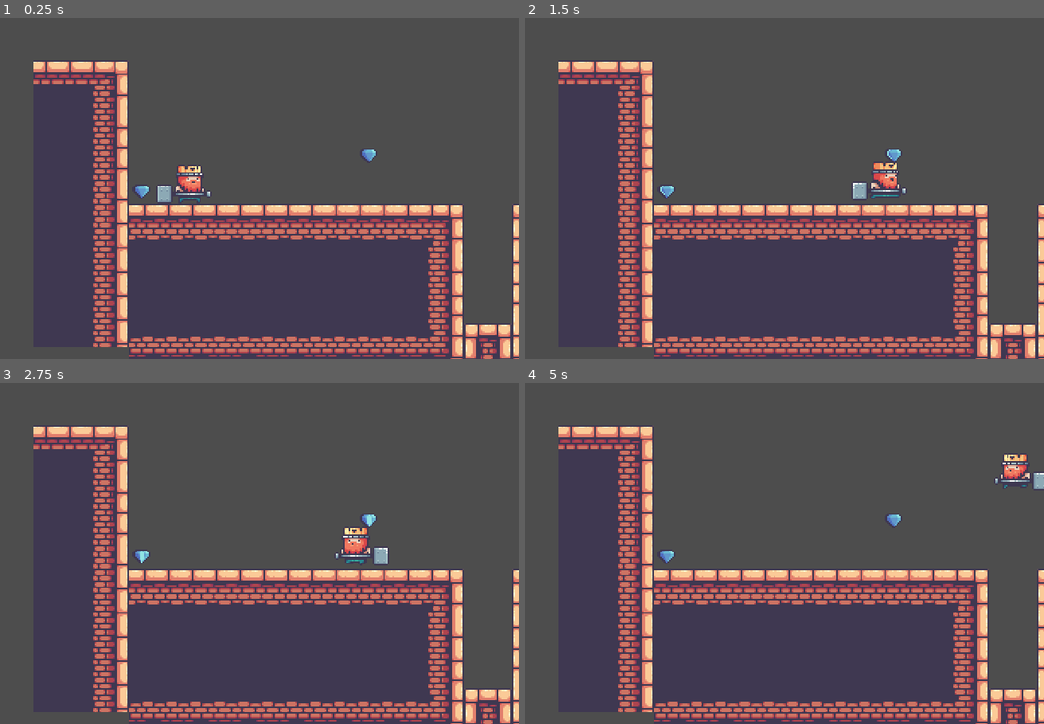
Above: before the commit, frames 1-4 (two rows, left to right).
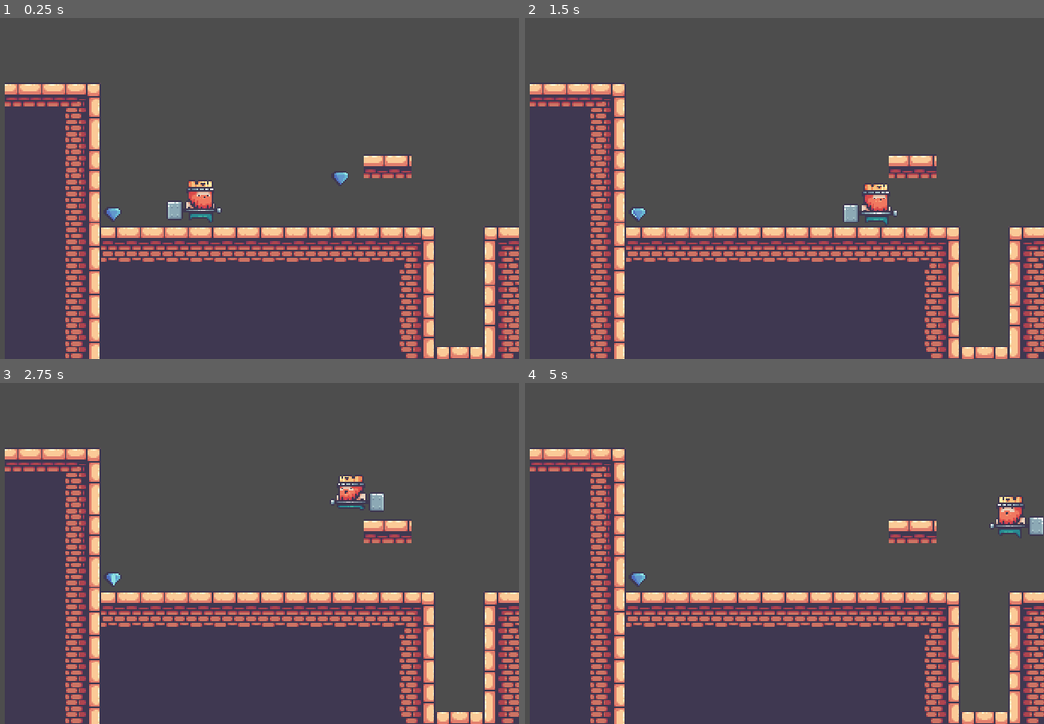
Above: after the commit, the same moments.

Repository: Victorino2015/plataformas2D
Game: Godot game, scene res://scenes/mapas/escenario_pruebas.tscn
Two runs of this game, one before a commit and one after it. Both use one fixed random seed, a clock stepped at 60 frames per second and the inputs below. Before the commit the project has no main scene; this scene is started directly in both runs.
Inputs:
- Up to frame 1 (0.25 s): no input
- Up to frame 2 (1.5 s): hold Up (ui_up) 0.53-1.28 s; hold Right (ui_right) from 0.53 s (still down); tap Up (ui_up) at 1.35 s
- Up to frame 3 (2.75 s): tap Up (ui_up) at 1.52, 1.82 s; release Right (ui_right) at 2.03 s; hold Left (ui_left) from 2.03 s (still down); hold Up (ui_up) from 2.03 s (still down)
- Up to frame 4 (5 s): release Left (ui_left) at 2.78 s; release Up (ui_up) at 2.78 s; hold Right (ui_right) 2.78-4.28 s; tap Up (ui_up) at 2.85, 3.02, 3.32, 4.35, 4.52, 4.82 s; hold Up (ui_up) 3.53-4.28 s; hold Left (ui_left) from 4.28 s (still down)

The runs differ from the first frame. In frame 1, 23% of the frame differs, in the area x 0-100%, y 12-100%; in frame 2, 23%; in frame 3, 23%; in frame 4, 23%.

Commit message:
Optimización de código
Limpiar código Player

Co-Authored-By: Daniel Garcia Barquilla <148483254+dan041223@users.noreply.github.com>

Diff:
--- a/Plataformas2D/project.godot
+++ b/Plataformas2D/project.godot
@@ -11,6 +11,7 @@
 [application]
 
 config/name="Plataformas2D"
+run/main_scene="res://scenes/mapas/escenario_pruebas.tscn"
 config/features=PackedStringArray("4.2", "Forward Plus")
 config/icon="res://icon.svg"
 
--- a/Plataformas2D/scenes/items/big_diamond.tscn
+++ b/Plataformas2D/scenes/items/big_diamond.tscn
@@ -1,6 +1,6 @@
 [gd_scene load_steps=8 format=3 uid="uid://bjgv4m7efs5si"]
 
-[ext_resource type="Script" path="res://scenes/items/big_diamond.gd" id="1_6vlup"]
+[ext_resource type="Script" path="res://scripts/items/big_diamond.gd" id="1_6vlup"]
 [ext_resource type="Texture2D" uid="uid://bvrey1vep3cyl" path="res://sprites/12-Live and Coins/Big Diamond Idle (18x14).png" id="1_xdcmv"]
 [ext_resource type="AudioStream" uid="uid://bmbeerwl7byje" path="res://sounds/brackeys_platformer_assets/sounds/coin.wav" id="3_hcpej"]
 
@@ -139,4 +139,4 @@
 [node name="DiamondObtainSound" type="AudioStreamPlayer" parent="Area2D"]
 stream = ExtResource("3_hcpej")
 
-[connection signal="body_entered" from="Area2D" to="." method="_on_area_2d_body_entered"]
+[connection signal="body_entered" from="Area2D" to="Area2D" method="_on_body_entered"]
--- a/Plataformas2D/scenes/mapas/escenario_pruebas.tscn
+++ b/Plataformas2D/scenes/mapas/escenario_pruebas.tscn
@@ -1192,7 +1192,7 @@
 [node name="TileMap" type="TileMap" parent="."]
 tile_set = SubResource("TileSet_om6wi")
 format = 2
-layer_0/tile_data = PackedInt32Array(-327687, 720896, 2, -26 …(5004 unchanged characters)…  3, 327707, 720896, 2, 393243, 720896, 3)
+layer_0/tile_data = PackedInt32Array(-327687, 720896, 2, -26 …(5004 unchanged characters)…  3, 327707, 720896, 2, 393243, 720896, 3, -196602, 262144, 2, -196603, 262144, 2)
 
 [node name="Diamond" parent="." instance=ExtResource("2_o1v6f")]
 position = Vector2(64, -32)
@@ -1213,4 +1213,4 @@
 position = Vector2(-88, -8)
 
 [node name="Player" parent="." instance=ExtResource("3_tdywv")]
-position = Vector2(-48, -16)
+position = Vector2(-29, -31)
--- a/Plataformas2D/scenes/player.tscn
+++ b/Plataformas2D/scenes/player.tscn
@@ -1,11 +1,64 @@
-[gd_scene load_steps=9 format=3 uid="uid://b1imhysrv2i50"]
+[gd_scene load_steps=13 format=3 uid="uid://b1imhysrv2i50"]
 
 [ext_resource type="Script" path="res://scripts/players/player.gd" id="1_dc0ga"]
 [ext_resource type="Texture2D" uid="uid://xou5166vh5kd" path="res://sprites/01-King Human/Idle (78x58).png" id="2_2e74x"]
 [ext_resource type="Texture2D" uid="uid://dql1yolope2c4" path="res://sprites/01-King Human/Run (78x58).png" id="3_phv1o"]
+[ext_resource type="Texture2D" uid="uid://dmkww4102o6mo" path="res://sprites/01-King Human/Jump (78x58).png" id="4_lhh1b"]
+[ext_resource type="Texture2D" uid="uid://77s76tbpb4m3" path="res://sprites/01-King Human/Fall (78x58).png" id="5_fk7in"]
 
 [sub_resource type="RectangleShape2D" id="RectangleShape2D_h8kdi"]
-size = Vector2(19, 25)
+size = Vector2(21, 26)
+
+[sub_resource type="Animation" id="Animation_um46k"]
+length = 0.001
+tracks/0/type = "value"
+tracks/0/imported = false
+tracks/0/enabled = true
+tracks/0/path = NodePath("Marker2D/Sprite2D:frame")
+tracks/0/interp = 1
+tracks/0/loop_wrap = true
+tracks/0/keys = {
+"times": PackedFloat32Array(0),
+"transitions": PackedFloat32Array(1),
+"update": 1,
+"values": [0]
+}
+tracks/1/type = "value"
+tracks/1/imported = false
+tracks/1/enabled = true
+tracks/1/path = NodePath("Marker2D/Sprite2D:texture")
+tracks/1/interp = 1
+tracks/1/loop_wrap = true
+tracks/1/keys = {
+"times": PackedFloat32Array(0),
+"transitions": PackedFloat32Array(1),
+"update": 1,
+"values": [ExtResource("2_2e74x")]
+}
+tracks/2/type = "value"
+tracks/2/imported = false
+tracks/2/enabled = true
+tracks/2/path = NodePath("Marker2D/Sprite2D:hframes")
+tracks/2/interp = 1
+tracks/2/loop_wrap = true
+tracks/2/keys = {
+"times": PackedFloat32Array(0),
+"transitions": PackedFloat32Array(1),
+"update": 1,
+"values": [11]
+}
+tracks/3/type = "value"
+tracks/3/imported = false
+tracks/3/enabled = true
+tracks/3/path = NodePath("Marker2D/Sprite2D:vframes")
+tracks/3/interp = 1
+tracks/3/loop_wrap = true
+tracks/3/keys = {
+"times": PackedFloat32Array(0),
+"transitions": PackedFloat32Array(1),
+"update": 1,
+"values": [1]
+}
 
 [sub_resource type="Animation" id="Animation_i5x8j"]
 resource_name = "iddle"
@@ -14,7 +67,7 @@
 tracks/0/type = "value"
 tracks/0/imported = false
 tracks/0/enabled = true
-tracks/0/path = NodePath("Sprite2D:frame")
+tracks/0/path = NodePath("Marker2D/Sprite2D:frame")
 tracks/0/interp = 1
 tracks/0/loop_wrap = true
 tracks/0/keys = {
@@ -26,7 +79,7 @@
 tracks/1/type = "value"
 tracks/1/imported = false
 tracks/1/enabled = true
-tracks/1/path = NodePath("Sprite2D:texture")
+tracks/1/path = NodePath("Marker2D/Sprite2D:texture")
 tracks/1/interp = 1
 tracks/1/loop_wrap = true
 tracks/1/keys = {
@@ -38,7 +91,7 @@
 tracks/2/type = "value"
 tracks/2/imported = false
 tracks/2/enabled = true
-tracks/2/path = NodePath("Sprite2D:hframes")
+tracks/2/path = NodePath("Marker2D/Sprite2D:hframes")
 tracks/2/interp = 1
 tracks/2/loop_wrap = true
 tracks/2/keys = {
@@ -50,58 +103,7 @@
 tracks/3/type = "value"
 tracks/3/imported = false
 tracks/3/enabled = true
-tracks/3/path = NodePath("Sprite2D:vframes")
-tracks/3/interp = 1
-tracks/3/loop_wrap = true
-tracks/3/keys = {
-"times": PackedFloat32Array(0),
-"transitions": PackedFloat32Array(1),
-"update": 1,
-"values": [1]
-}
-
-[sub_resource type="Animation" id="Animation_um46k"]
-length = 0.001
-tracks/0/type = "value"
-tracks/0/imported = false
-tracks/0/enabled = true
-tracks/0/path = NodePath("Sprite2D:frame")
-tracks/0/interp = 1
-tracks/0/loop_wrap = true
-tracks/0/keys = {
-"times": PackedFloat32Array(0),
-"transitions": PackedFloat32Array(1),
-"update": 1,
-"values": [0]
-}
-tracks/1/type = "value"
-tracks/1/imported = false
-tracks/1/enabled = true
-tracks/1/path = NodePath("Sprite2D:texture")
-tracks/1/interp = 1
-tracks/1/loop_wrap = true
-tracks/1/keys = {
-"times": PackedFloat32Array(0),
-"transitions": PackedFloat32Array(1),
-"update": 1,
-"values": [ExtResource("2_2e74x")]
-}
-tracks/2/type = "value"
-tracks/2/imported = false
-tracks/2/enabled = true
-tracks/2/path = NodePath("Sprite2D:hframes")
-tracks/2/interp = 1
-tracks/2/loop_wrap = true
-tracks/2/keys = {
-"times": PackedFloat32Array(0),
-"transitions": PackedFloat32Array(1),
-"update": 1,
-"values": [11]
-}
-tracks/3/type = "value"
-tracks/3/imported = false
-tracks/3/enabled = true
-tracks/3/path = NodePath("Sprite2D:vframes")
+tracks/3/path = NodePath("Marker2D/Sprite2D:vframes")
 tracks/3/interp = 1
 tracks/3/loop_wrap = true
 tracks/3/keys = {
@@ -118,7 +120,7 @@
 tracks/0/type = "value"
 tracks/0/imported = false
 tracks/0/enabled = true
-tracks/0/path = NodePath("Sprite2D:frame")
+tracks/0/path = NodePath("Marker2D/Sprite2D:frame")
 tracks/0/interp = 1
 tracks/0/loop_wrap = true
 tracks/0/keys = {
@@ -130,7 +132,7 @@
 tracks/1/type = "value"
 tracks/1/imported = false
 tracks/1/enabled = true
-tracks/1/path = NodePath("Sprite2D:texture")
+tracks/1/path = NodePath("Marker2D/Sprite2D:texture")
 tracks/1/interp = 1
 tracks/1/loop_wrap = true
 tracks/1/keys = {
@@ -142,7 +144,7 @@
 tracks/2/type = "value"
 tracks/2/imported = false
 tracks/2/enabled = true
-tracks/2/path = NodePath("Sprite2D:hframes")
+tracks/2/path = NodePath("Marker2D/Sprite2D:hframes")
 tracks/2/interp = 1
 tracks/2/loop_wrap = true
 tracks/2/keys = {
@@ -154,7 +156,111 @@
 tracks/3/type = "value"
 tracks/3/imported = false
 tracks/3/enabled = true
-tracks/3/path = NodePath("Sprite2D:vframes")
+tracks/3/path = NodePath("Marker2D/Sprite2D:vframes")
+tracks/3/interp = 1
+tracks/3/loop_wrap = true
+tracks/3/keys = {
+"times": PackedFloat32Array(0),
+"transitions": PackedFloat32Array(1),
+"update": 1,
+"values": [1]
+}
+
+[sub_resource type="Animation" id="Animation_261e2"]
+resource_name = "jump"
+length = 0.1
+tracks/0/type = "value"
+tracks/0/imported = false
+tracks/0/enabled = true
+tracks/0/path = NodePath("Marker2D/Sprite2D:frame")
+tracks/0/interp = 1
+tracks/0/loop_wrap = true
+tracks/0/keys = {
+"times": PackedFloat32Array(0),
+"transitions": PackedFloat32Array(1),
+"update": 1,
+"values": [0]
+}
+tracks/1/type = "value"
+tracks/1/imported = false
+tracks/1/enabled = true
+tracks/1/path = NodePath("Marker2D/Sprite2D:texture")
+tracks/1/interp = 1
+tracks/1/loop_wrap = true
+tracks/1/keys = {
+"times": PackedFloat32Array(0),
+"transitions": PackedFloat32Array(1),
+"update": 1,
+"values": [ExtResource("4_lhh1b")]
+}
+tracks/2/type = "value"
+tracks/2/imported = false
+tracks/2/enabled = true
+tracks/2/path = NodePath("Marker2D/Sprite2D:hframes")
+tracks/2/interp = 1
+tracks/2/loop_wrap = true
+tracks/2/keys = {
+"times": PackedFloat32Array(0),
+"transitions": PackedFloat32Array(1),
+"update": 1,
+"values": [1]
+}
+tracks/3/type = "value"
+tracks/3/imported = false
+tracks/3/enabled = true
+tracks/3/path = NodePath("Marker2D/Sprite2D:vframes")
+tracks/3/interp = 1
+tracks/3/loop_wrap = true
+tracks/3/keys = {
+"times": PackedFloat32Array(0),
+"transitions": PackedFloat32Array(1),
+"update": 1,
+"values": [1]
+}
+
+[sub_resource type="Animation" id="Animation_0ihsp"]
+resource_name = "fall"
+length = 0.1
+tracks/0/type = "value"
+tracks/0/imported = false
+tracks/0/enabled = true
+tracks/0/path = NodePath("Marker2D/Sprite2D:frame")
+tracks/0/interp = 1
+tracks/0/loop_wrap = true
+tracks/0/keys = {
+"times": PackedFloat32Array(0),
+"transitions": PackedFloat32Array(1),
+"update": 1,
+"values": [0]
+}
+tracks/1/type = "value"
+tracks/1/imported = false
+tracks/1/enabled = true
+tracks/1/path = NodePath("Marker2D/Sprite2D:texture")
+tracks/1/interp = 1
+tracks/1/loop_wrap = true
+tracks/1/keys = {
+"times": PackedFloat32Array(0),
+"transitions": PackedFloat32Array(1),
+"update": 1,
+"values": [ExtResource("5_fk7in")]
+}
+tracks/2/type = "value"
+tracks/2/imported = false
+tracks/2/enabled = true
+tracks/2/path = NodePath("Marker2D/Sprite2D:hframes")
+tracks/2/interp = 1
+tracks/2/loop_wrap = true
+tracks/2/keys = {
+"times": PackedFloat32Array(0),
+"transitions": PackedFloat32Array(1),
+"update": 1,
+"values": [1]
+}
+tracks/3/type = "value"
+tracks/3/imported = false
+tracks/3/enabled = true
+tracks/3/path = NodePath("Marker2D/Sprite2D:vframes")
 tracks/3/interp = 1
 tracks/3/loop_wrap = true
 tracks/3/keys = {
@@ -167,7 +273,9 @@
 [sub_resource type="AnimationLibrary" id="AnimationLibrary_yoxyh"]
 _data = {
 "RESET": SubResource("Animation_um46k"),
+"fall": SubResource("Animation_0ihsp"),
 "iddle": SubResource("Animation_i5x8j"),
+"jump": SubResource("Animation_261e2"),
 "run": SubResource("Animation_tqve6")
 }
 
@@ -177,16 +285,22 @@
 script = ExtResource("1_dc0ga")
 
 [node name="CollisionShape2D" type="CollisionShape2D" parent="CharacterBody2D"]
-position = Vector2(-7.5, 2.5)
+position = Vector2(-0.5, -2)
 shape = SubResource("RectangleShape2D_h8kdi")
 
-[node name="Sprite2D" type="Sprite2D" parent="CharacterBody2D"]
-texture = ExtResource("2_2e74x")
-hframes = 11
-
-[node name="AnimationPlayer" type="AnimationPlayer" parent="CharacterBody2D"]
+[node name="Marker2D" type="Marker2D" parent="CharacterBody2D"]
+metadata/_edit_group_ = true
+
+[node name="AnimationPlayer" type="AnimationPlayer" parent="CharacterBody2D/Marker2D"]
+root_node = NodePath("../..")
 libraries = {
 "": SubResource("AnimationLibrary_yoxyh")
 }
 
+[node name="Sprite2D" type="Sprite2D" parent="CharacterBody2D/Marker2D"]
+position = Vector2(-1, -2)
+texture = ExtResource("2_2e74x")
+offset = Vector2(8, -2)
+hframes = 11
+
 [node name="Camera2D" type="Camera2D" parent="."]
--- a/Plataformas2D/scenes/items/big_diamond.gd
+++ b/Plataformas2D/scripts/items/big_diamond.gd
@@ -2,7 +2,9 @@
 
 class_name Diamond
 
-func _on_area_2d_body_entered(body):
-	if body is CharacterBody2D:
+
+func _on_body_entered(body):
+	if body is Player:
+		print('entra');
 		queue_free();
 		$DiamondObtainSound
--- a/Plataformas2D/scripts/players/player.gd
+++ b/Plataformas2D/scripts/players/player.gd
@@ -1,29 +1,44 @@
 extends CharacterBody2D
 class_name Player;
-
+#constantes
 const GRAVITY : int = 9;
-
+#variables
 var speed : int = 120;
 var direction : float = 0.0;
 var jump : int = 250;
-
-@onready var animation : AnimationPlayer = $AnimationPlayer;
-@onready var sprite : Sprite2D = $Sprite2D;
+#nodos
+@onready var animation : AnimationPlayer = $Marker2D/AnimationPlayer;
+@onready var marker : Marker2D = $Marker2D;
 
 func _physics_process(delta):
+	change_animation();
+	verify_direction();
+	verify_jump();
+	apply_gravity();
+	move_and_slide();
+
+func verify_jump():
+	if is_on_floor() and Input.is_action_pressed("ui_up"):
+		velocity.y -= jump;
+
+func apply_gravity():
+	if !is_on_floor():
+		velocity.y += GRAVITY;
+
+func verify_direction():
 	direction = Input.get_axis("ui_left", "ui_right");
 	velocity.x = direction * speed;
+	if direction < 0:
+		marker.scale.x = -1;
+	elif direction > 0:
+		marker.scale.x = 1;
 
-	if direction == 0:
+func change_animation():
+	if !is_on_floor() and velocity.y<0:
+		animation.play("jump");
+	elif !is_on_floor() and velocity.y>0:
+		animation.play("fall");
+	elif direction == 0:
 		animation.play("iddle");
 	else:
 		animation.play("run");
-
-	if is_on_floor() and Input.is_action_just_pressed("ui_up"):
-		velocity.y -= jump;
-	if !is_on_floor():
-		velocity.y += GRAVITY;
-
-	sprite.flip_h = direction < 0 if direction != 0 else sprite.flip_h;
-
-	move_and_slide();
